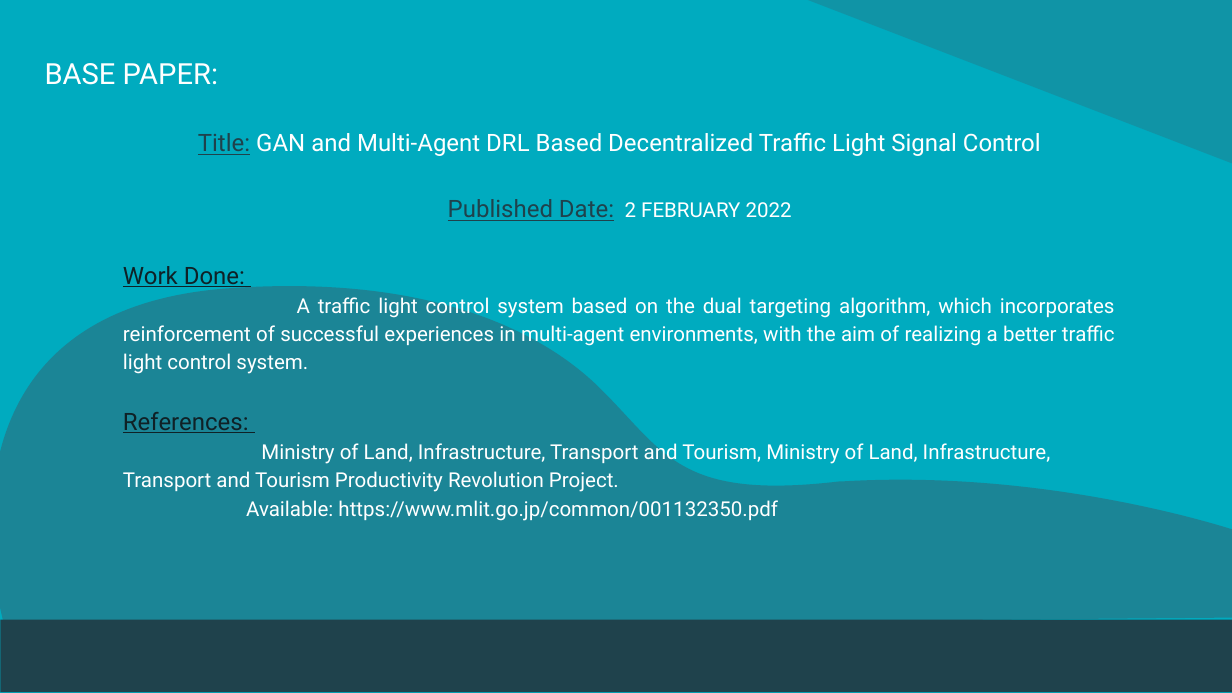
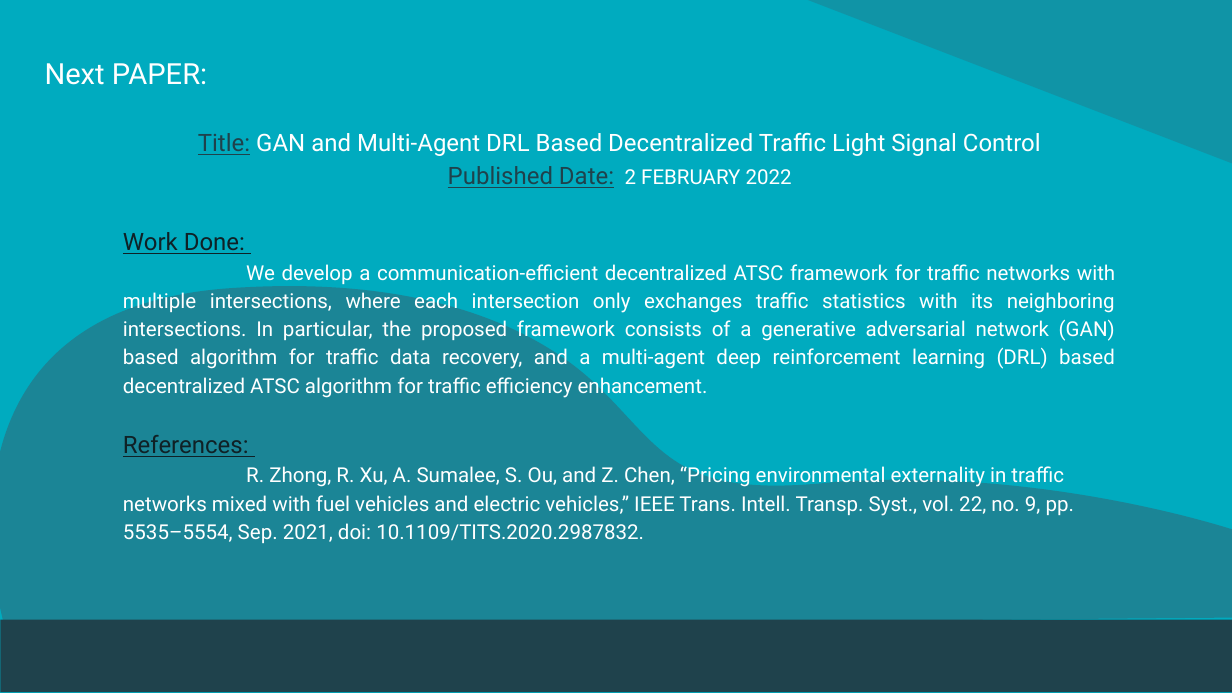
Before and after one commit to Namasivaayam-L/ResearchLab, a slide deck: slide 8 of Automatic Traffic Signal Control System.pptx. Drawn at 1232x693 pixels with LibreOffice and Linux fonts; fonts in the diff are those of the drawing. Boxes give left, top, right and bottom in pixels: in the first picture for what was removed or moved away, otherwise in the second. Text is boxed around its words. In the diff, an @@ line names an element or a change of style, - is before the commit and + after.

Commit message:
Updated PPT

```diff
--- a/Automatic Traffic Signal Control System.pptx
+++ b/Automatic Traffic Signal Control System.pptx
@@ title at (x1=45, y1=63, x2=207, y2=85): text changed @@
-BASE PAPER:
+Next PAPER:
@@ text at (x1=123, y1=264, x2=1115, y2=399): text changed @@
-A traffic light control system based on the dual targeting algorithm, which incorporates reinforcement of successful experiences in multi-agent environments, with the aim of realizing a better traffic light control system.
+We develop a communication-efficient decentralized ATSC framework for traffic networks with multiple intersections, where each intersection only exchanges traffic statistics with its neighboring intersections. In particular, the proposed framework consists of a generative adversarial network (GAN) based algorithm for traffic data recovery, and a multi-agent deep reinforcement learning (DRL) based decentralized ATSC algorithm for traffic efficiency enhancement.
@@ text at (x1=123, y1=465, x2=1074, y2=543): text changed @@
-Ministry of Land, Infrastructure, Transport and Tourism, Ministry of Land, Infrastructure, Transport and Tourism Productivity Revolution Project.
-Available: https://www.mlit.go.jp/common/001132350.pdf
+R. Zhong, R. Xu, A. Sumalee, S. Ou, and Z. Chen, “Pricing environmental externality in traffic networks mixed with fuel vehicles and electric vehicles,” IEEE Trans. Intell. Transp. Syst., vol. 22, no. 9, pp. 5535–5554, Sep. 2021, doi: 10.1109/TITS.2020.2987832.
```
Also in this commit, not shown: 2 other slides changed.
